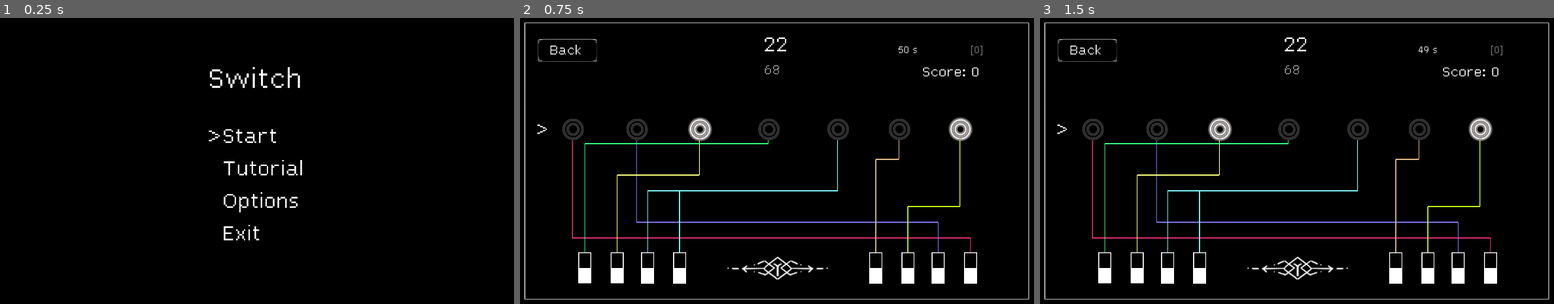
Above: before the commit, frames 1-3 (left to right).
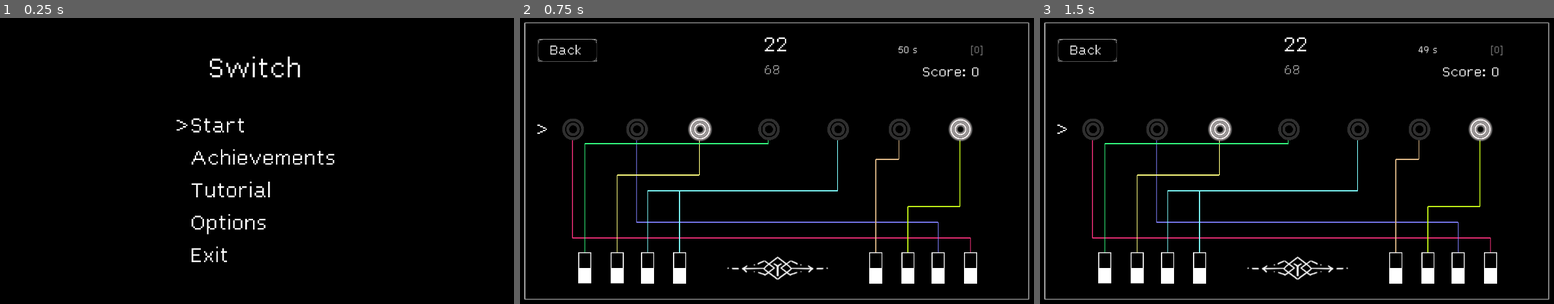
Above: after the commit, the same moments.

Repository: DragonCat4012/Switch
Game: Godot game, scene res://Scenes/menu.tscn
The game is run twice, just before and just after one commit, with the same random seed, the same clock (stepped at 60 frames per second) and the same inputs.
Inputs (mouse positions are in pixels of both pictures, inside the frame that each line leads up to):
- Up to frame 1 (0.25 s): no input
- Up to frame 2 (0.75 s): tap Enter (ui_accept) at 0.5, 0.6 s; move the mouse to (895, 146) at 0.52 s; hold Right (ui_right) from 0.53 s (still down); click (895, 146) at 0.67 s
- Up to frame 3 (1.5 s): tap Enter (ui_accept) at 0.77, 1.07, 1.35 s; move the mouse to (1194, 175) at 1.27 s; release Right (ui_right) at 1.28 s; hold Down (ui_down) from 1.28 s (still down); click (1194, 175) at 1.42 s

The runs differ from the first frame. In frame 1, 2.5% of the frame differs, in the area x 34-66%, y 13-86%; in frame 2, nothing differs; in frame 3, nothing differs.

Commit message:
Link to main scene

Diff:
--- a/Scenes/Achievments.tscn
+++ b/Scenes/Achievments.tscn
@@ -1,3 +1,44 @@
-[gd_scene format=3 uid="uid://ddgxj20xsro70"]
+[gd_scene load_steps=2 format=3 uid="uid://ddgxj20xsro70"]
+
+[ext_resource type="FontFile" uid="uid://b2cswqm32sj5f" path="res://Ressources/Lex.ttf" id="1_d44rw"]
 
 [node name="Achievments" type="Node2D"]
+
+[node name="MarginContainer" type="MarginContainer" parent="."]
+offset_right = 1920.0
+offset_bottom = 2100.0
+theme_override_constants/margin_left = 50
+theme_override_constants/margin_top = 50
+theme_override_constants/margin_right = 50
+theme_override_constants/margin_bottom = 50
+
+[node name="ScrollContainer" type="ScrollContainer" parent="MarginContainer"]
+layout_mode = 2
+
+[node name="VBoxContainer" type="VBoxContainer" parent="MarginContainer/ScrollContainer"]
+custom_minimum_size = Vector2(1800, 2000)
+layout_mode = 2
+theme_override_constants/separation = 40
+
+[node name="HBoxContainer" type="HBoxContainer" parent="MarginContainer/ScrollContainer/VBoxContainer"]
+layout_mode = 2
+
+[node name="CenterContainer" type="CenterContainer" parent="MarginContainer/ScrollContainer/VBoxContainer/HBoxContainer"]
+layout_mode = 2
+size_flags_horizontal = 3
+
+[node name="Title" type="Label" parent="MarginContainer/ScrollContainer/VBoxContainer/HBoxContainer/CenterContainer"]
+layout_mode = 2
+theme_override_fonts/font = ExtResource("1_d44rw")
+theme_override_font_sizes/font_size = 100
+text = "Achievements"
+
+[node name="CenterContainer2" type="CenterContainer" parent="MarginContainer/ScrollContainer/VBoxContainer"]
+layout_mode = 2
+size_flags_horizontal = 3
+
+[node name="Label" type="Label" parent="MarginContainer/ScrollContainer/VBoxContainer/CenterContainer2"]
+layout_mode = 2
+theme_override_fonts/font = ExtResource("1_d44rw")
+theme_override_font_sizes/font_size = 50
+text = "alooha"
--- a/Scenes/MainMenu.gd
+++ b/Scenes/MainMenu.gd
@@ -7,8 +7,10 @@
 @onready var selector_two = $CenterContainer/VBoxContainer/CenterContainer2/HBoxContainer2/VBoxContainer/Selector2
 @onready var selector_three = $CenterContainer/VBoxContainer/CenterContainer2/HBoxContainer2/VBoxContainer/Selector3
 @onready var selector_four =$CenterContainer/VBoxContainer/CenterContainer2/HBoxContainer2/VBoxContainer/Selector4
+@onready var selector_five =$CenterContainer/VBoxContainer/CenterContainer2/HBoxContainer2/VBoxContainer/Selector5
 
-@onready var labelStart = $CenterContainer/VBoxContainer/CenterContainer2/HBoxContainer2/VBoxContainer2/LabelStart
+@onready var labelStart := $CenterContainer/VBoxContainer/CenterContainer2/HBoxContainer2/VBoxContainer2/LabelStart
+@onready var labelAchievemnts := $CenterContainer/VBoxContainer/CenterContainer2/HBoxContainer2/VBoxContainer2/AchievLabel
 @onready var labelTutorial := $CenterContainer/VBoxContainer/CenterContainer2/HBoxContainer2/VBoxContainer2/TutorialLabel
 @onready var labelOptions := $CenterContainer/VBoxContainer/CenterContainer2/HBoxContainer2/VBoxContainer2/LabelOptions
 @onready var labelExit := $CenterContainer/VBoxContainer/CenterContainer2/HBoxContainer2/VBoxContainer2/LabelExit
@@ -29,14 +31,16 @@
 func _input(event): # Handle Touch Inut
 	var newSelection = -1
 	if event is InputEventScreenTouch:
-		if labelTutorial.get_global_rect().has_point(get_global_mouse_position()):
+		if labelStart.get_global_rect().has_point(get_global_mouse_position()):
+			newSelection = 0
+		elif labelAchievemnts.get_global_rect().has_point(get_global_mouse_position()):
 			newSelection = 1
-		elif labelStart.get_global_rect().has_point(get_global_mouse_position()):
-			newSelection = 0
+		elif labelTutorial.get_global_rect().has_point(get_global_mouse_position()):
+			newSelection = 2
 		elif labelOptions.get_global_rect().has_point(get_global_mouse_position()):
-			newSelection = 2
+			newSelection = 3
 		elif labelExit.get_global_rect().has_point(get_global_mouse_position()):
-			newSelection = 3
+			newSelection = 4
 		else:
 			return
 
@@ -61,17 +65,19 @@
 func handle_selection(_current_selection):
 	if _current_selection == 0: #start option
 		get_tree().change_scene_to_file("res://Scenes/game.tscn")
-	elif _current_selection == 1: # Tuorial
+	elif _current_selection == 1: # Achievments
+		get_tree().change_scene_to_file("res://Scenes/Achievments.tscn")
+	elif _current_selection == 2: # Tutorial
 		get_tree().change_scene_to_file("res://Scenes/Tutorial.tscn")
-	elif _current_selection == 2: # Options
+	elif _current_selection == 3: # Options
 		get_tree().change_scene_to_file("res://Scenes/OptionsScene.tscn")
-	elif _current_selection == 3: # Exit
+	elif _current_selection == 4: # Exit
 		get_tree().quit()
 
 func set_current_selection():
 	if currentSelection < 0:
-		currentSelection = 3
-	if currentSelection > 3:
+		currentSelection = 4
+	if currentSelection > 4:
 		currentSelection = 0
 
 	if currentSelection != lastSelection:
@@ -82,6 +88,7 @@
 	selector_two.text = ""
 	selector_three.text = ""
 	selector_four.text = ""
+	selector_five.text = ""
 
 	if currentSelection == 0 :
 		selector_one.text = ">"
@@ -91,5 +98,7 @@
 		selector_three.text=">"
 	elif currentSelection == 3:
 		selector_four.text=">"
+	elif currentSelection == 4:
+		selector_five.text=">"
 
 	lastSelection = currentSelection
--- a/Scenes/menu.tscn
+++ b/Scenes/menu.tscn
@@ -88,6 +88,13 @@
 theme_override_font_sizes/font_size = 90
 text = ">"
 
+[node name="Selector5" type="Label" parent="MainMenu/CenterContainer/VBoxContainer/CenterContainer2/HBoxContainer2/VBoxContainer"]
+custom_minimum_size = Vector2(20, 20)
+layout_mode = 2
+theme_override_fonts/font = ExtResource("2_wwa65")
+theme_override_font_sizes/font_size = 90
+text = ">"
+
 [node name="VBoxContainer2" type="VBoxContainer" parent="MainMenu/CenterContainer/VBoxContainer/CenterContainer2/HBoxContainer2"]
 custom_minimum_size = Vector2(180, 150)
 layout_mode = 2
@@ -100,6 +107,13 @@
 theme_override_fonts/font = ExtResource("2_wwa65")
 theme_override_font_sizes/font_size = 90
 text = "Start"
+
+[node name="AchievLabel" type="Label" parent="MainMenu/CenterContainer/VBoxContainer/CenterContainer2/HBoxContainer2/VBoxContainer2"]
+custom_minimum_size = Vector2(180, 0)
+layout_mode = 2
+theme_override_fonts/font = ExtResource("2_wwa65")
+theme_override_font_sizes/font_size = 90
+text = "Achievements"
 
 [node name="TutorialLabel" type="Label" parent="MainMenu/CenterContainer/VBoxContainer/CenterContainer2/HBoxContainer2/VBoxContainer2"]
 custom_minimum_size = Vector2(180, 0)
